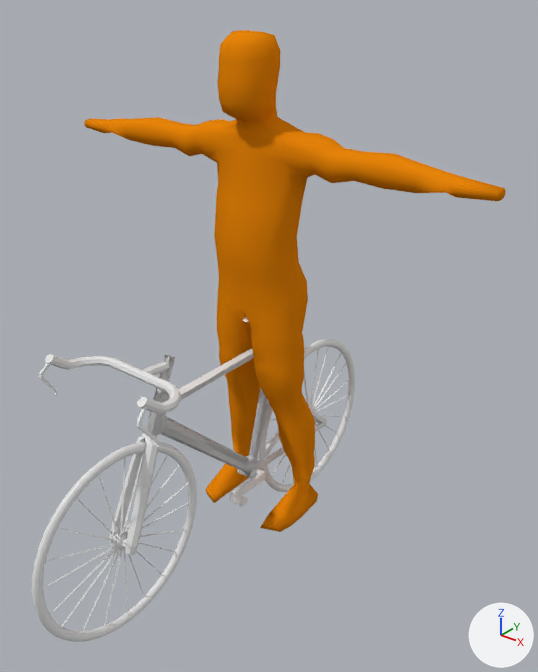
The Blender file Infinity Bike/Assets/Player/3Dplayer/BicycleV6.blend, before and after one commit.
One viewpoint serves both versions: a 50 mm camera at (6.18, -6.66, 8.04) aimed at (0.49, 0.45, 3.63). Lighting does not change. The marker at lower right points along +X, +Y and +Z.

The first picture shows 'BackWheel', 'Bike Frame', 'Cylinder', 'FRONT WHEEL', 'Fork', 'HandleBar', 'Spokes and hub.000'.
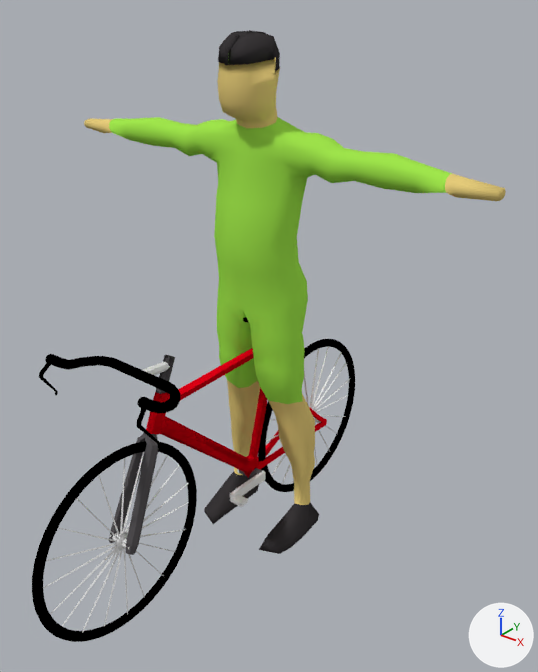
Edits to the bpy script that builds the scene:
```text
Change mat_material:
    mat_material.base_color: (0.8, 0.231, 0.00322) -> (0.358, 0.8, 0.0739)  # orange #e7840b -> green #a1e74d
Add mat_skin:
    mat_skin = diffuse_material('SKIN')
    mat_skin.base_color = (0.8, 0.612, 0.199)  # yellow #e7cd7b
Add mat_helmet:
    mat_helmet = diffuse_material('HELMET')
    mat_helmet.base_color = (0.0432, 0.0389, 0.041)  # black #3b3839
Add mat_tire:
    mat_tire = diffuse_material('Tire')
    mat_tire.base_color = (0.0, 0.0, 0.0)  # black #000000
Add mat_fork:
    mat_fork = diffuse_material('Fork')
    mat_fork.base_color = (0.0927, 0.0865, 0.092)  # dark grey #565356
Add mat_bike_frame:
    mat_bike_frame = diffuse_material('Bike frame')
    mat_bike_frame.base_color = (0.8, 0.0, 0.00748)  # red #e70015
Change me_cylinder_005:
    where me_cylinder_005.from_pydata(...)  # 552 vertices, 574 faces, 8 loose edges; spans x -0.32..0.32, y -1.43..2.22, z 1.0..3.33
    add me_cylinder_005.materials.append(mat_bike_frame)  # red #e70015
Change me_torus_000:
    where me_torus_000.from_pydata(...)  # 576 vertices, 576 faces; spans x -0.05..0.05, y -1.36..1.36, z -1.36..1.36
    add me_torus_000.materials.append(mat_tire)  # black #000000
Change me_torus_002:
    where me_torus_002.from_pydata(...)  # 576 vertices, 576 faces; spans x -0.05..0.05, y -1.36..1.36, z -1.36..1.36
    add me_torus_002.materials.append(mat_tire)  # black #000000
Change me_cylinder_001:
    where me_cylinder_001.from_pydata(...)  # 63 vertices, 58 faces; spans x -1.2..2.66, y -1.01..1.03, z -0.02..2.56
    add me_cylinder_001.materials.append(mat_fork)  # dark grey #565356
Change me_cylinder_010:
    where me_cylinder_010.from_pydata(...)  # 188 vertices, 182 faces; spans x -2.92..3.67, y -8.52..0.65, z 0.0..9.68
    add me_cylinder_010.materials.append(mat_tire)  # black #000000
Change me_cylinder_006:
    used by ob_cylinder; location = (0.0, 0.86, 0.85); delta_location = (0.0, 0.0, 3.424); scale = (1.2, 1.2, 1.2); delta_scale = (0.495, 0.495, 0.495)
    remove me_cylinder_006.from_pydata(...)  # 354 vertices, 324 faces; spans x -0.02..5.58, y -1.04..0.93, z -6.45..5.35
    add me_cylinder_006.from_pydata(...)  # 372 vertices, 342 faces; spans x -0.04..5.58, y -1.11..0.93, z -7.13..5.35
    me_cylinder_006 part 1
    12 vertices are removed from x 0.79..1.38, y -1.04..0.77, z -6.45..-5.9
    16 faces are deleted
    9 vertices move from x 0.79..1.38, y -0.23..0.84, z -6.45..-5.89 to x 0.82..1.38, y 0.16..0.87, z -6.7..-6.29
    19 vertices are added at x 0.8..1.42, y -1.11..0.87, z -7.13..-6.36
    3 new faces join them, mat_skin (yellow #e7cd7b), smooth
    20 new faces join them, mat_helmet (black #3b3739), smooth
    me_cylinder_006 part 2
    6 vertices are removed from x 0.28..0.6, y -0.75..0.17, z 4.95..5.34
    11 faces are deleted
    1 vertex moves from x 0.39, y 0.01, z 5.25 to x -0.04, y 0.17, z 5.28
    17 vertices are added at x -0.04..0.67, y -1.03..0.37, z 4.56..5.34
    2 new faces join them, mat_material (green #a1e74d)
    5 new faces join them, mat_skin (yellow #e7cd7b), smooth
    4 new faces join them, mat_helmet (black #3b3739)
    11 new faces join them, mat_helmet (black #3b3739), smooth
    me_cylinder_006 part 3: 108 faces spanning x -0.02..5.58, y -1.03..0.86, z -6.44..4.88 switch from mat_material (orange #e7840b) to mat_skin (yellow #e7cd7b)
    me_cylinder_006 part 4: 2 faces spanning x 0.91..1.38, y 0.3..0.87, z -6.7..-6.36 switch from mat_material (orange #e7840b) to mat_helmet (black #3b3739)
```

Changed parts and their boxes (x1, y1, x2, y2) in the pictures (538 x 672 px; the box of a moved part takes in the faces that stretch with it):
'Cylinder', recoloured, reshaped (orange to green): before (84, 30, 506, 532); after (84, 30, 506, 554)
'FRONT WHEEL', recoloured (grey to black): (32, 441, 197, 642) in both
'Bike Frame', recoloured (grey to red): (146, 348, 327, 478) in both
'Fork', recoloured (grey to black): (109, 355, 175, 555) in both
'HandleBar', recoloured (white to black): (39, 354, 181, 448) in both
'BackWheel', recoloured (grey to black): (258, 339, 355, 492) in both
part 1 of me_cylinder_006, moved or reshaped: before (206, 453, 318, 532); after (204, 453, 319, 554)
part 2 of me_cylinder_006, built on: before (219, 30, 280, 72); after (218, 30, 280, 74)
part 3 of me_cylinder_006, recoloured: (84, 59, 506, 486) in both
part 4 of me_cylinder_006, recoloured: before (304, 484, 318, 509)
